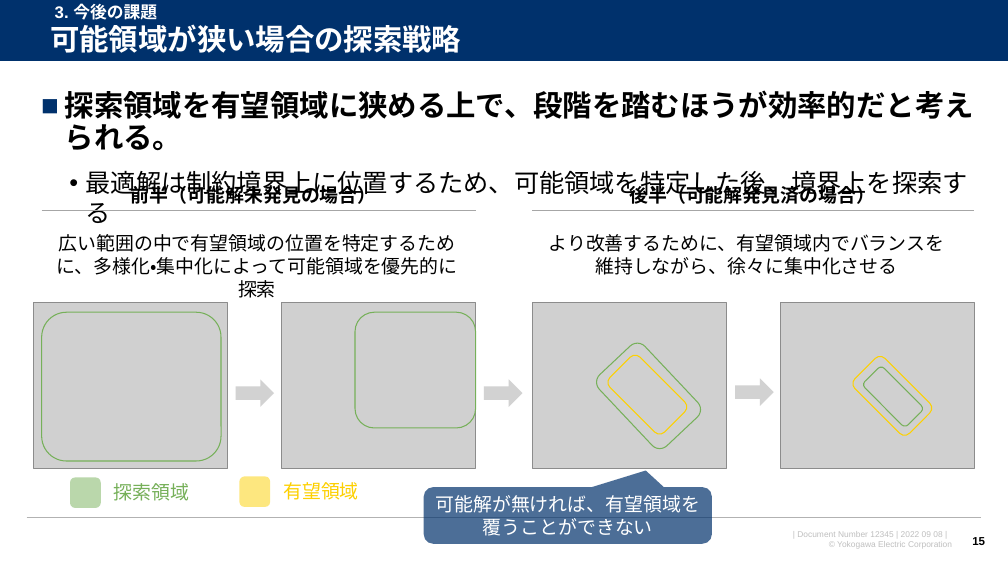
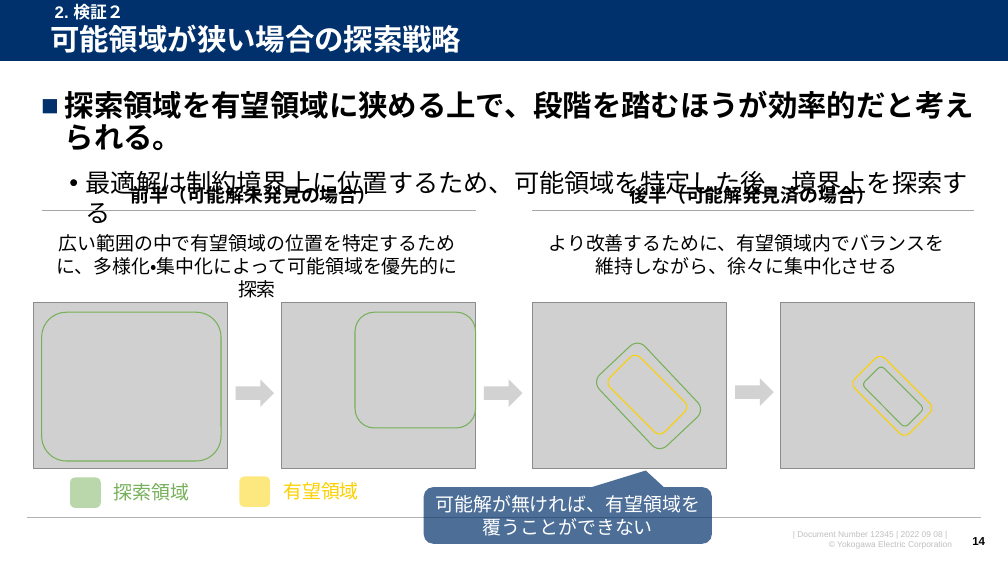
Before and after one commit to watarukumagai-git/opt, a slide deck: slide 14 of opt/220915_スケジューリング問題の検証_rev.0.pptx (slide 15 before the commit). Drawn at 1008x567 pixels with LibreOffice and Linux fonts; fonts in the diff are those of the drawing; grey boxes stand for pictures; background and template pictures are left out. Boxes give left, top, right and bottom in pixels: in the first picture for what was removed or moved away, otherwise in the second. Text is boxed around its words. In the diff, an @@ line names an element or a change of style, - is before the commit and + after.

```diff
--- a/opt/220915_スケジューリング問題の検証_rev.0.pptx
+++ b/opt/220915_スケジューリング問題の検証_rev.0.pptx
@@ text at box(55, 3, 123, 20): text changed @@
-3. 今後の課題
+2. 検証２
@@ page number at box(972, 537, 985, 545): text changed @@
-15
+14
```
Also in this commit, not shown: 11 other slides changed, 6 slides added.
